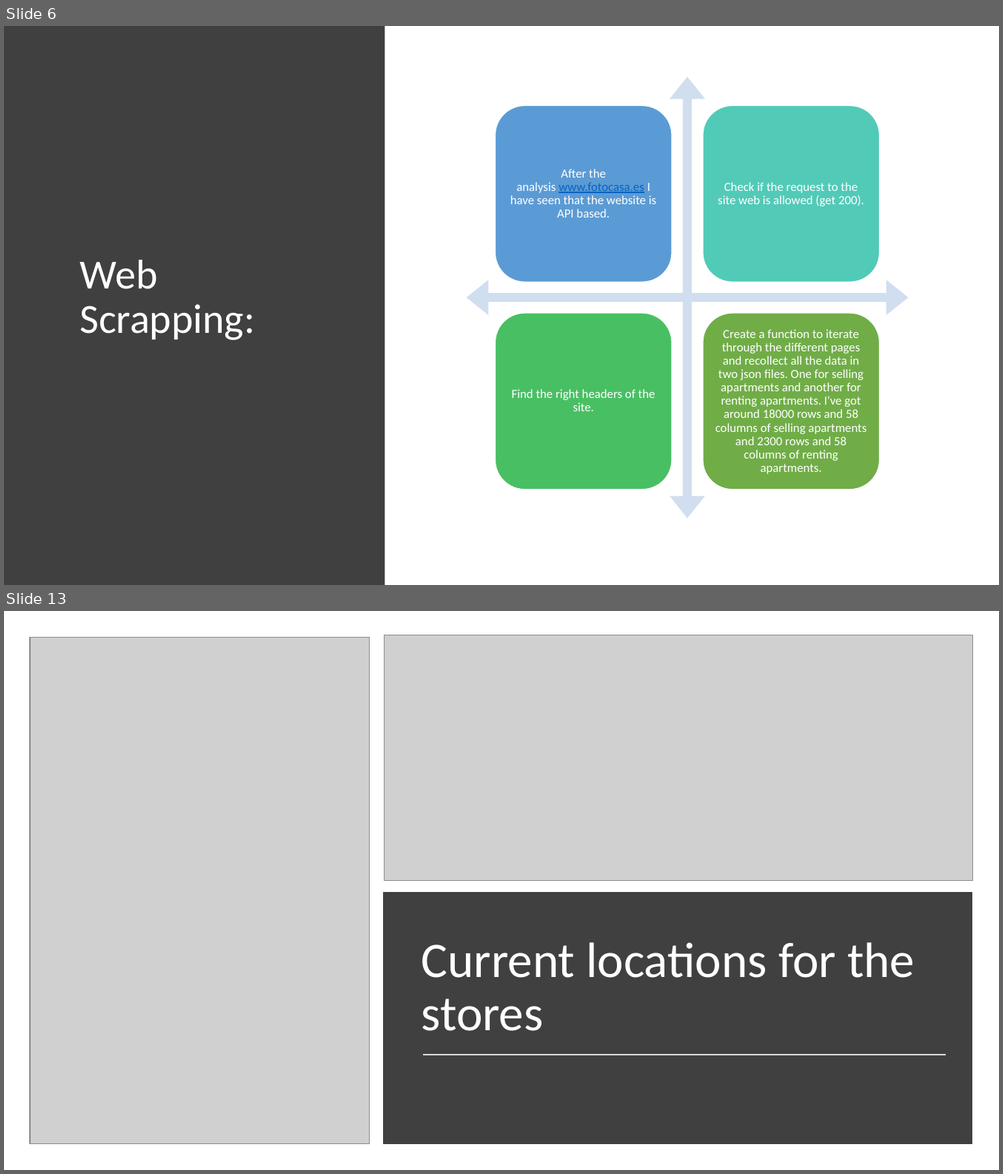
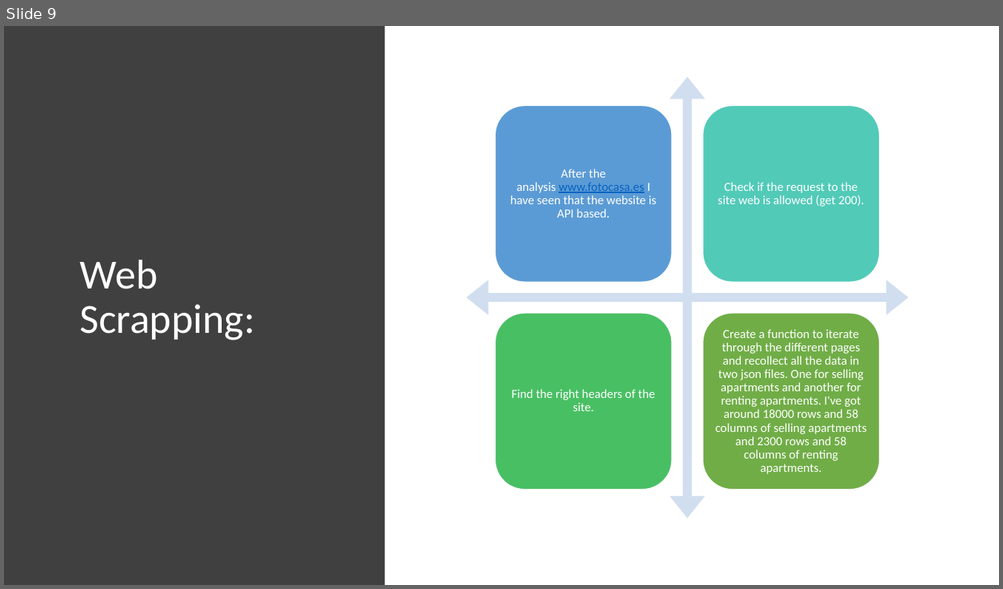
Before and after one commit to isra-st/NewPoPUpStore, a slide deck: New PopUpStore.pptx. Shown one above the other, each under a label of ours: slides 6 and 13 before the commit, slide 9 after it; the slides between them are not shown. The pictures are 1003x1174 and 1003x589 pixels, drawn with LibreOffice and Linux fonts; fonts in the diff are those of the drawing; grey boxes stand for pictures. Boxes give left, top, right and bottom in pixels: in the first picture for what was removed or moved away, otherwise in the second. Text is boxed around its words. In the diff, an @@ line names an element or a change of style, - is before the commit and + after.

```diff
--- a/New PopUpStore.pptx
+++ b/New PopUpStore.pptx
@@ slide 13 removed at [4, 611, 999, 1170], background #FFFFFF @@
@@ picture removed at [30, 637, 370, 1145] @@
@@ picture removed at [384, 635, 973, 881] @@
@@ rectangle removed at [388, 897, 967, 1140] @@
@@ title removed at [421, 943, 914, 1031] @@
-Current locations for the stores
@@ line removed from (424, 1055) to (945, 1055) @@
@@ what was slide 6 is now slide 9 @@
```
Also in this commit, not shown: 4 slides changed, 1 slide added, 6 other slides removed.
